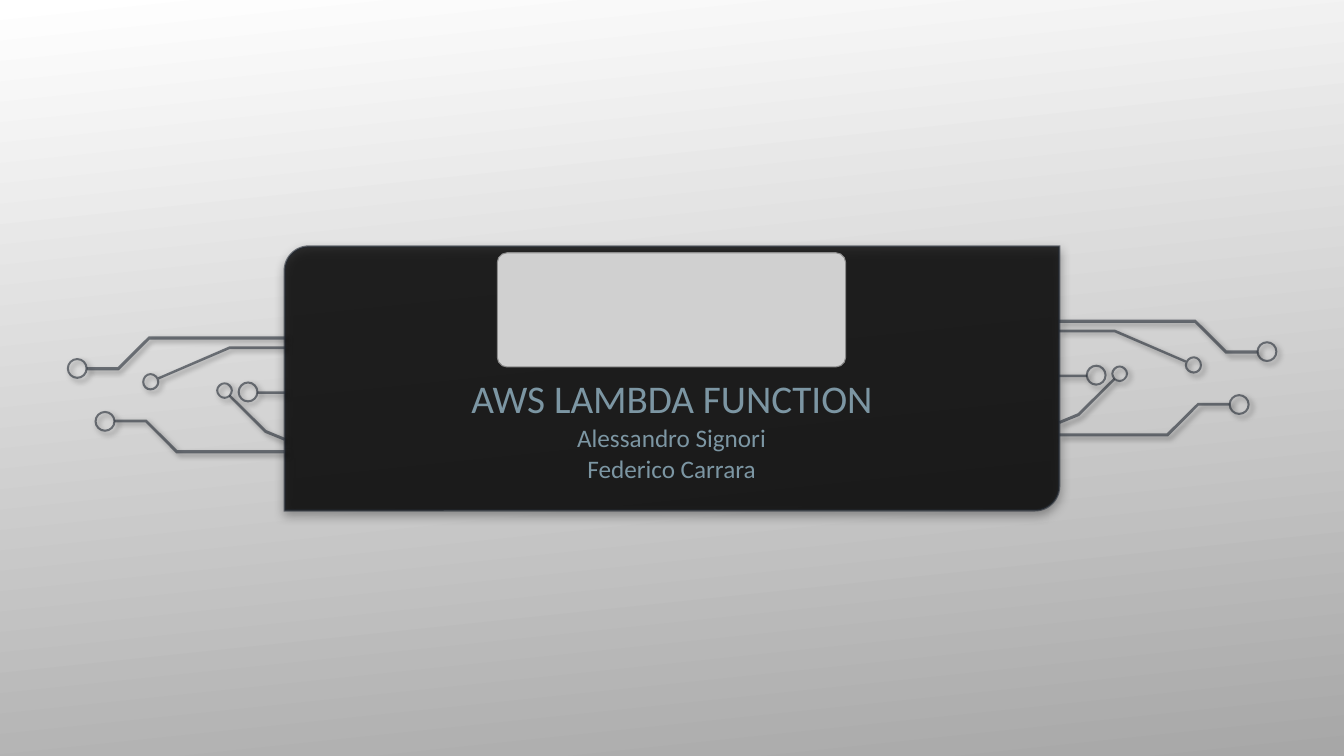
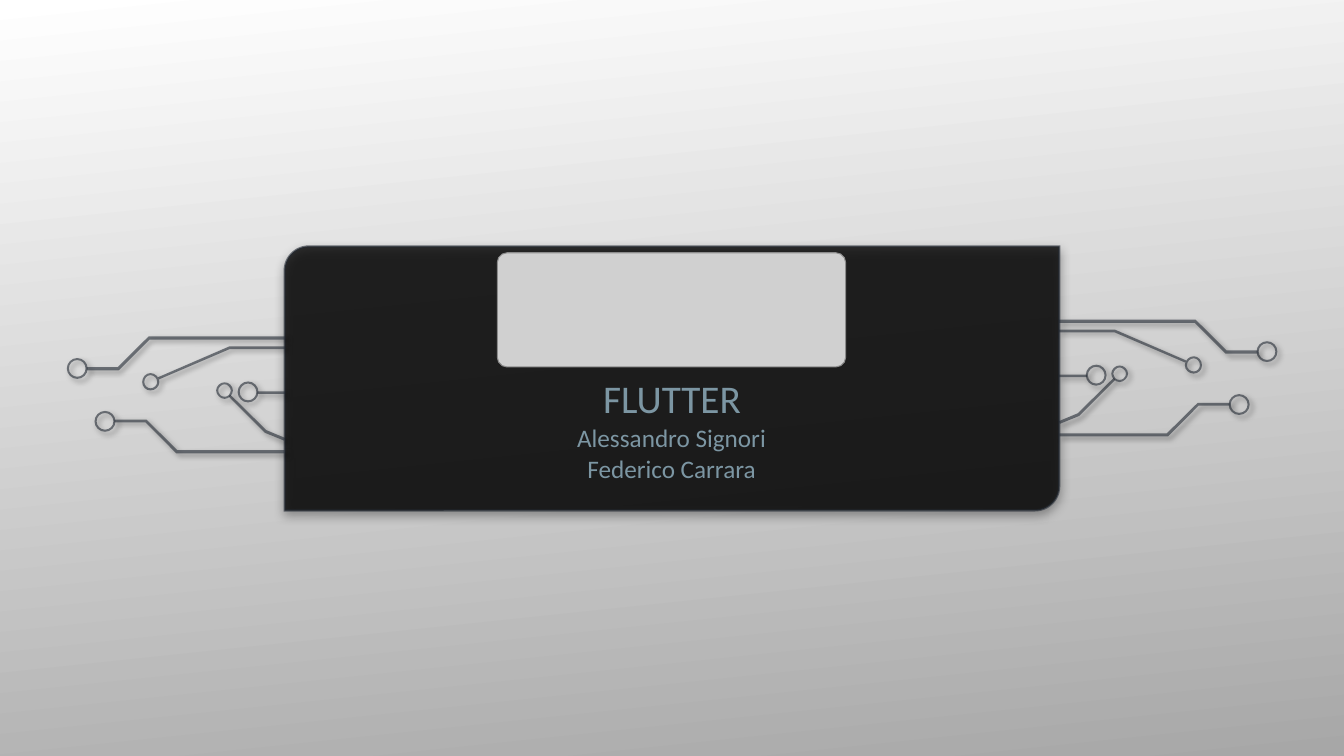
Before and after one commit to carraraFederico/TEDxLearn_ProgettoCloudMobile_2024, a slide deck: slide 1 of Presentazioni/TEDxLearn_part4.pptx. Drawn at 1344x756 pixels with LibreOffice and Linux fonts; fonts in the diff are those of the drawing; grey boxes stand for pictures; background and template pictures are left out. Boxes give left, top, right and bottom in pixels: in the first picture for what was removed or moved away, otherwise in the second. Text is boxed around its words. In the diff, an @@ line names an element or a change of style, - is before the commit and + after.

Commit message:
Update presentazione 3

```diff
--- a/Presentazioni/TEDxLearn_part4.pptx
+++ b/Presentazioni/TEDxLearn_part4.pptx
@@ subtitle at (603, 388, 741, 413): text changed @@
-AWS LAMBDA FUNCTION
+FLUTTER
```
Also in this commit, not shown: 1 other file.
